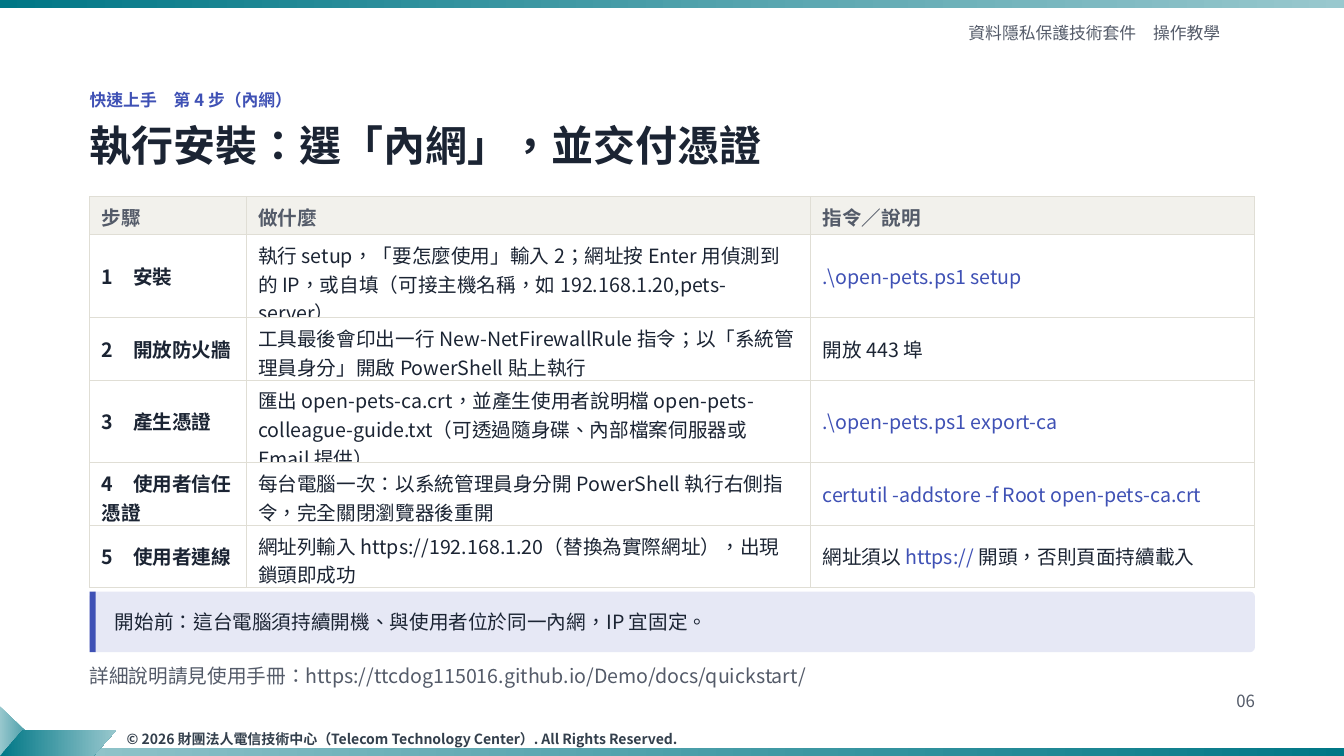
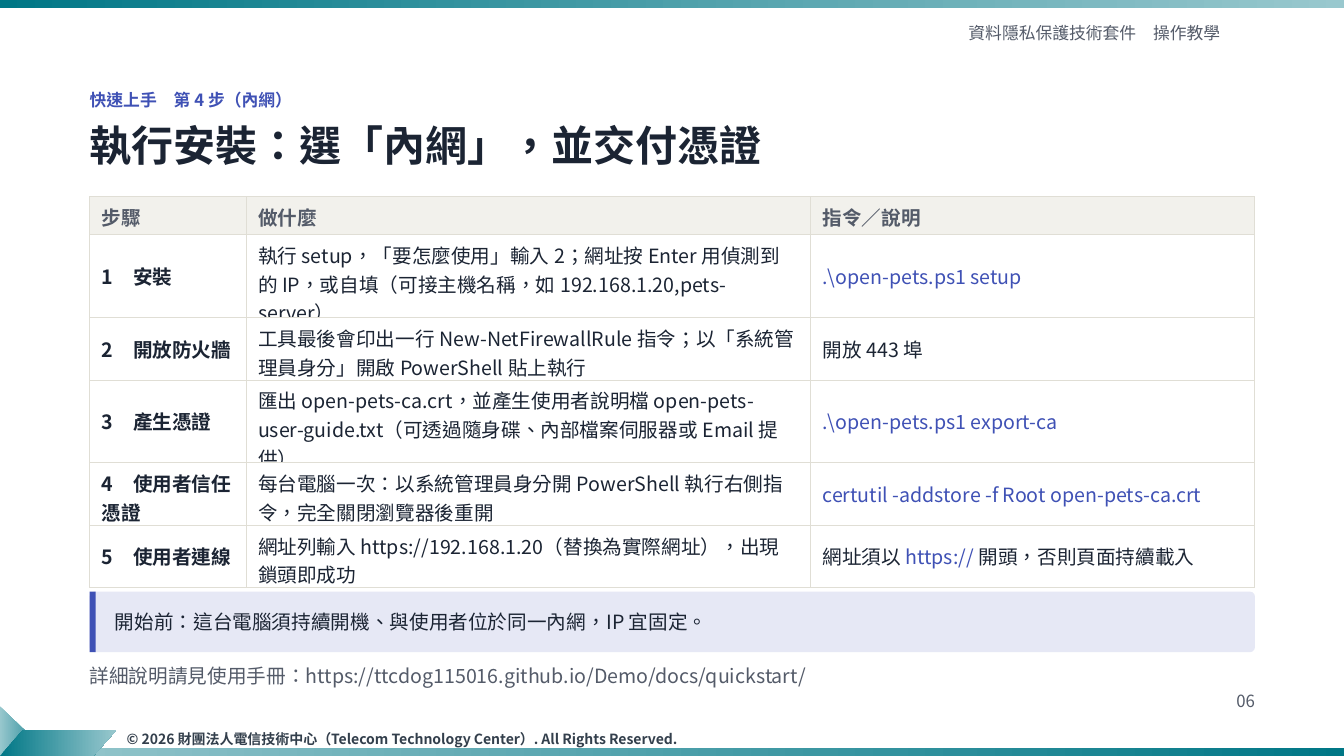
Before and after one commit to ttcdog115016/Demo, a slide deck: slide 6 of slides/資料隱私保護技術套件_操作教學_TTC樣板_v4.pptx. Drawn at 1344x756 pixels with LibreOffice and Linux fonts; fonts in the diff are those of the drawing; background and template pictures are left out. Boxes give left, top, right and bottom in pixels: in the first picture for what was removed or moved away, otherwise in the second. Text is boxed around its words. In the diff, an @@ line names an element or a change of style, - is before the commit and + after.

```diff
--- a/slides/資料隱私保護技術套件_操作教學_TTC樣板_v4.pptx
+++ b/slides/資料隱私保護技術套件_操作教學_TTC樣板_v4.pptx
@@ table at box(90, 197, 1255, 592) @@
-row 4, column 2: 匯出 open-pets-ca.crt，並產生使用者說明檔 open-pets-colleague-guide.txt（可透過隨身碟、內部檔案伺服器或 Email 提供）
+row 4, column 2: 匯出 open-pets-ca.crt，並產生使用者說明檔 open-pets-user-guide.txt（可透過隨身碟、內部檔案伺服器或 Email 提供）
```
Also in this commit, not shown: 7 other files.
